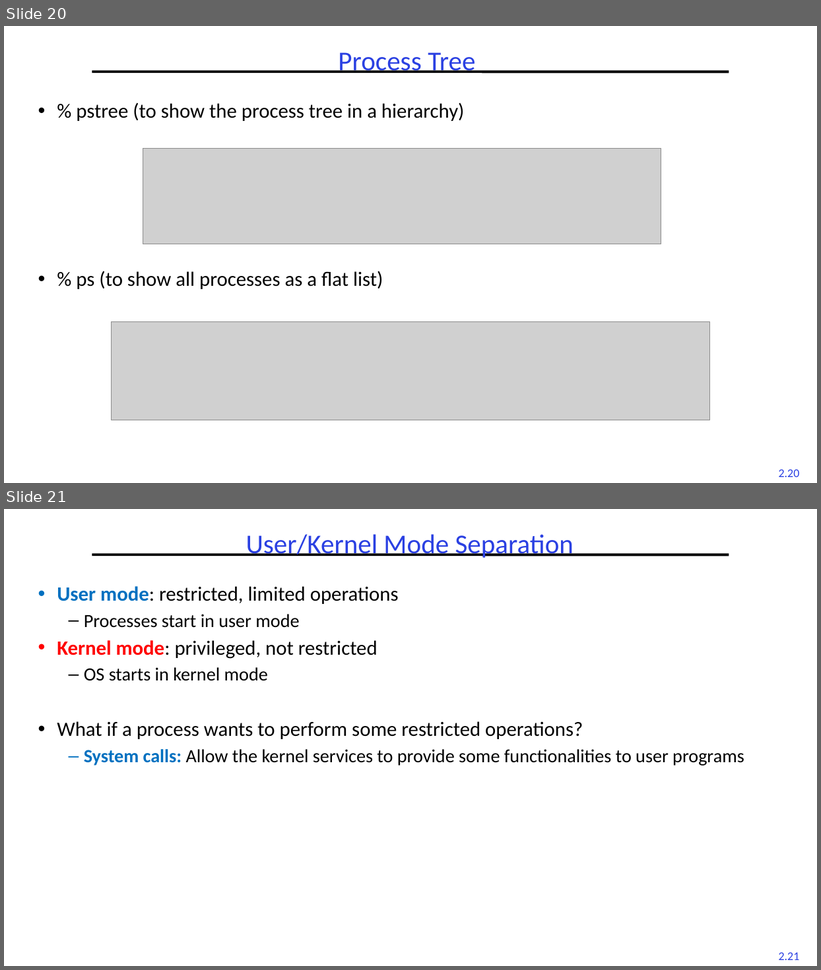
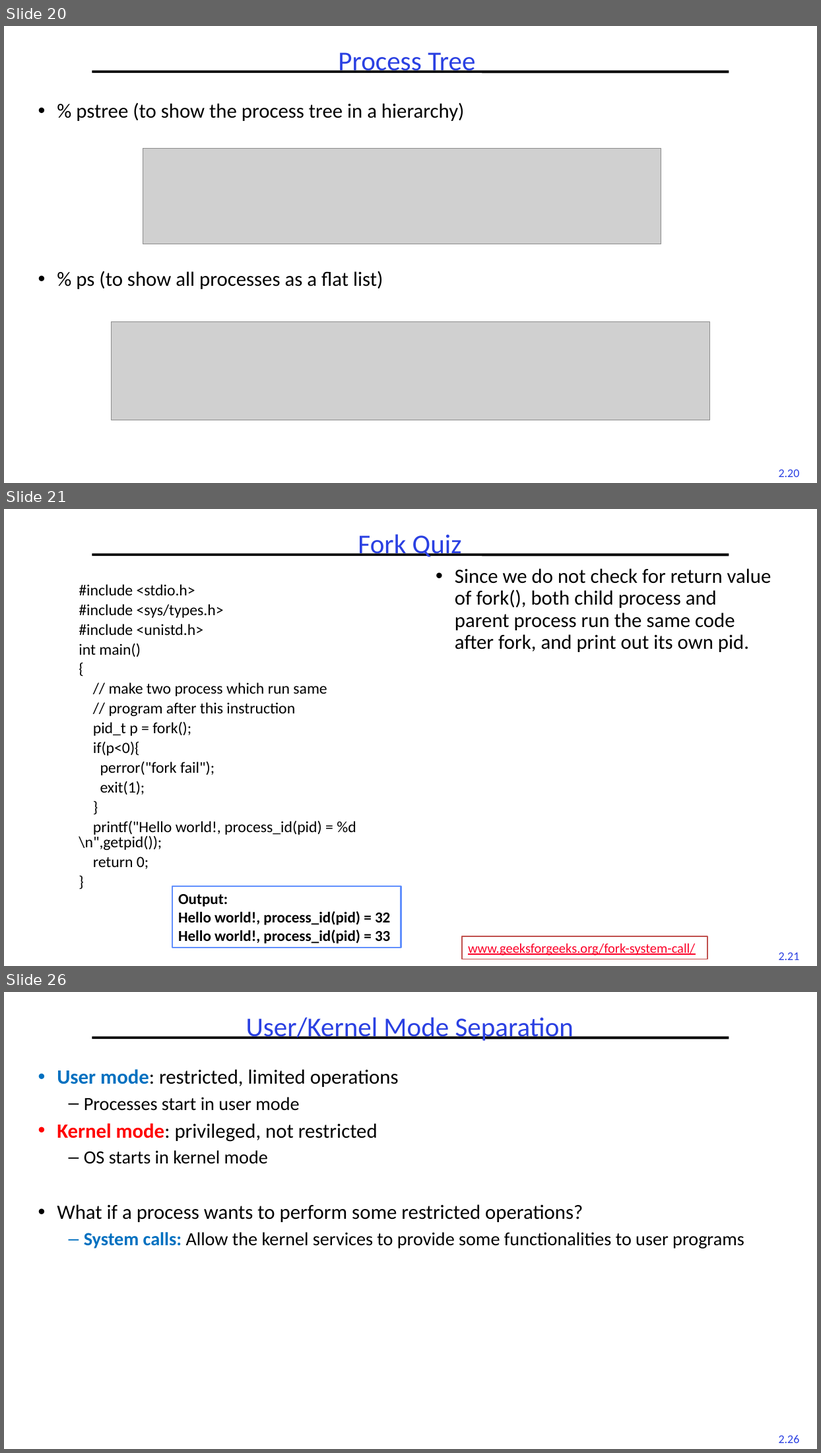
Before and after one commit to guhofstra/CSC256Fa25, a slide deck: PPTs/L2-Processes Threads.pptx. Shown one above the other, each under a label of ours: slides 20 and 21 before the commit, slides 20, 21 and 26 after it; the slides between them are not shown. The pictures are 821x970 and 821x1453 pixels, drawn with LibreOffice and Linux fonts; fonts in the diff are those of the drawing; grey boxes stand for pictures. Boxes give left, top, right and bottom in pixels: in the first picture for what was removed or moved away, otherwise in the second. Text is boxed around its words. In the diff, an @@ line names an element or a change of style, - is before the commit and + after.

```diff
--- a/PPTs/L2-Processes Threads.pptx
+++ b/PPTs/L2-Processes Threads.pptx
@@ slide 21 added at (4,509,817,966), background #FFFFFF; not listed: 2 template elements that a slide beside it also shows @@
@@ title added at (358,534,462,557), 32 pt, text #2A40E2 @@
+Fork Quiz
@@ text added at (79,584,356,869), 18.5 pt, text #000000 @@
+#include <stdio.h>
+#include <sys/types.h>
+#include <unistd.h>
+int main()
+{
+// make two process which run same
+// program after this instruction
+pid_t p = fork();
+if(p<0){
+perror("fork fail");
+exit(1);
+}
+printf("Hello world!, process_id(pid) = %d \n",getpid());
+return 0;
+}
@@ text added at (455,568,772,652), 24 pt, text #000000 @@
+• Since we do not check for return value of fork(), both child process and parent process run the same code after fork, and print out its own pid.
@@ rectangle added at (172,887,401,948), fill #FFFFFF, outline #618FFD 2 pt, 18 pt, text #000000, bold @@
+Output:
+Hello world!, process_id(pid) = 32
+Hello world!, process_id(pid) = 33
@@ rectangle added at (462,937,708,959), fill #FFFFFF, outline #C0504D 1 pt, 16 pt, text #FC0128, underline @@
+www.geeksforgeeks.org/fork-system-call/
@@ what was slide 21 is now slide 26 @@
@@ page number at (779,1436,800,1443): text changed @@
-2.21
+2.26
```
Also in this commit, not shown: 8 slides changed, 4 other slides added, 3 other files.
